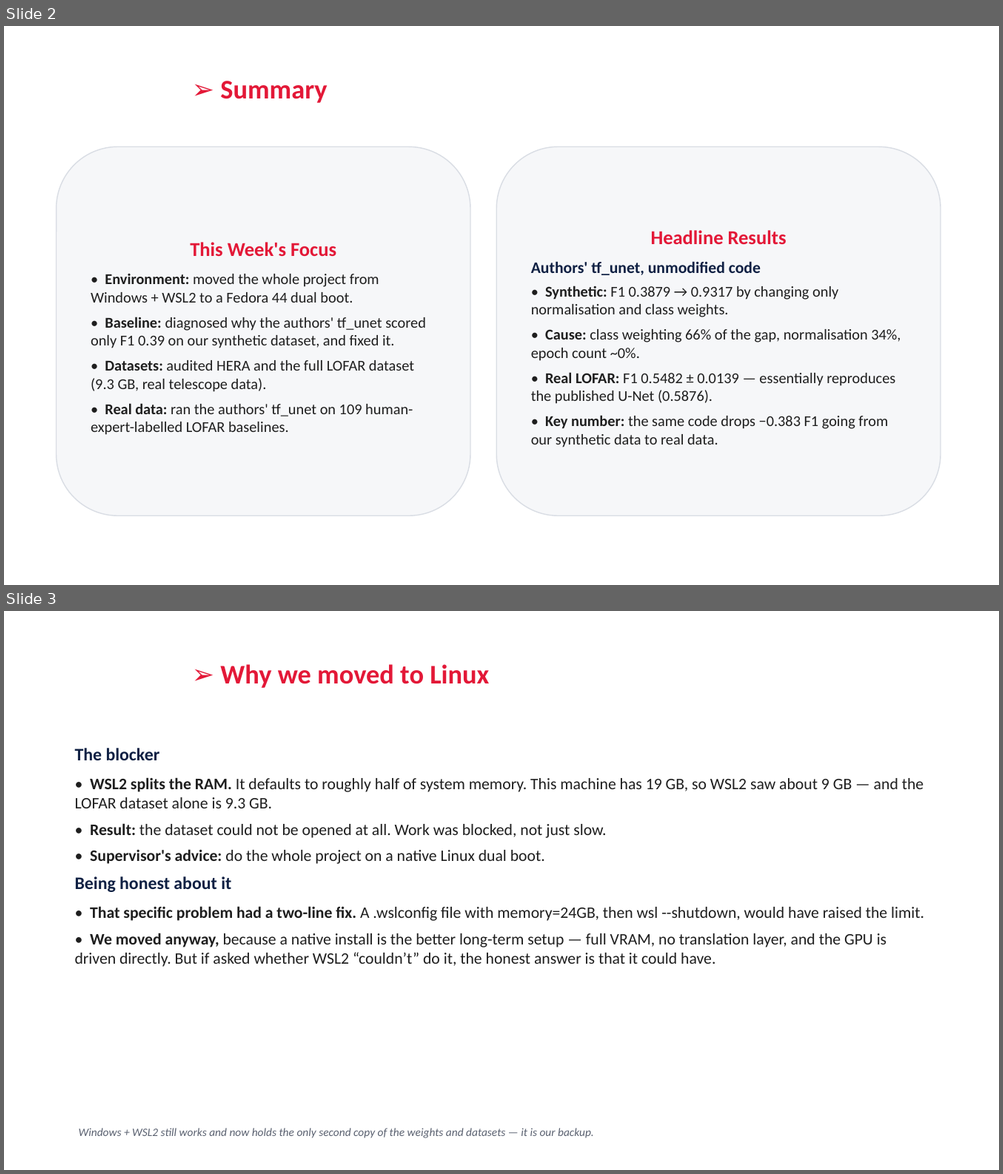
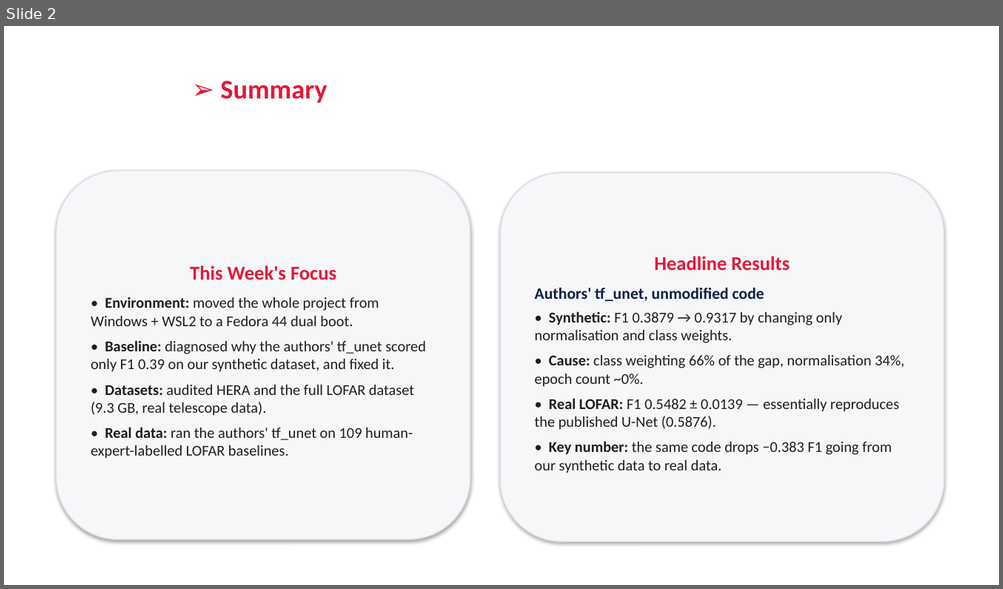
Before and after one commit to RonakSinghRaina/MP, a slide deck: Weekly_Report_Week5_DiL_Lab.pptx. Shown one above the other, each under a label of ours: slides 2 and 3 before the commit, slide 2 after it. The pictures are 1003x1174 and 1003x589 pixels, drawn with LibreOffice and Linux fonts; fonts in the diff are those of the drawing; background and template pictures are left out. Boxes give left, top, right and bottom in pixels: in the first picture for what was removed or moved away, otherwise in the second. Text is boxed around its words. In the diff, an @@ line names an element or a change of style, - is before the commit and + after.

```diff
--- a/Weekly_Report_Week5_DiL_Lab.pptx
+++ b/Weekly_Report_Week5_DiL_Lab.pptx
@@ slide 3 removed at (x1=4, y1=611, x2=999, y2=1170), background #FFFFFF @@
@@ title removed at (x1=220, y1=664, x2=489, y2=688) @@
-➢ Why we moved to Linux
@@ text removed at (x1=75, y1=748, x2=924, y2=967) @@
-The blocker
-• WSL2 splits the RAM. It defaults to roughly half of system memory. This machine has 19 GB, so WSL2 saw about 9 GB — and the LOFAR dataset alone is 9.3 GB.
-• Result: the dataset could not be opened at all. Work was blocked, not just slow.
-• Supervisor's advice: do the whole project on a native Linux dual boot.
-Being honest about it
-• That specific problem had a two-line fix. A .wslconfig file with memory=24GB, then wsl --shutdown, would have raised the limit.
-• We moved anyway, because a native install is the better long-term setup — full VRAM, no translation layer, and the GPU is driven directly. But if asked whether WSL2 “couldn’t” do it, the honest answer is that it could have.
@@ text removed at (x1=79, y1=1128, x2=594, y2=1139) @@
-Windows + WSL2 still works and now holds the only second copy of the weights and datasets — it is our backup.
@@ slide 2 changed as well @@
@@ rounded rectangle "This Week's Focus" moved from (x1=57, y1=147, x2=470, y2=516) to (x1=57, y1=171, x2=470, y2=540) @@
@@ rounded rectangle "This Week's Focus" at (x1=57, y1=171, x2=470, y2=540): shadow on; proportions changed @@
@@ rounded rectangle "Headline Results" at (x1=500, y1=173, x2=944, y2=543): shadow on; proportions changed @@
@@ rounded rectangle "Headline Results" moved from (x1=496, y1=147, x2=940, y2=516) to (x1=500, y1=173, x2=944, y2=543) @@
```
Also in this commit, not shown: 10 other slides changed, 1 slide added, 3 other slides removed, 2 other files.
